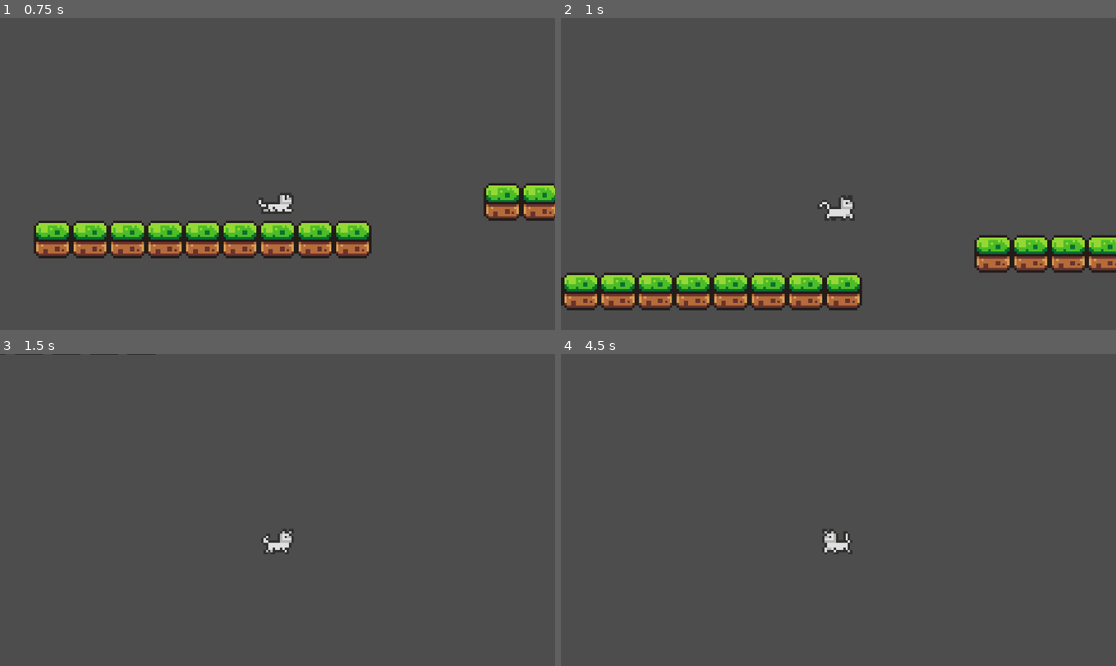
Above: before the commit, frames 1-4 (two rows, left to right).
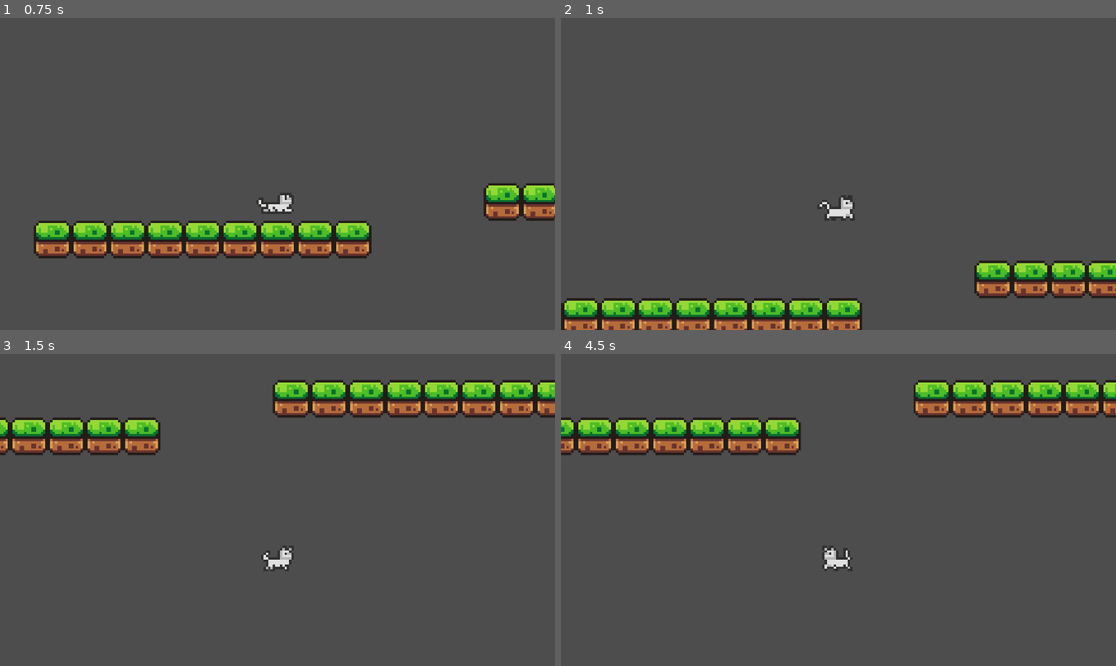
Above: after the commit, the same moments.

Repository: Lenni707/second_game
Game: Godot game, scene res://Scenes/game.tscn
The game is run twice, just before and just after one commit, with the same random seed, the same clock (stepped at 60 frames per second) and the same inputs.
Inputs:
- Up to frame 1 (0.75 s): tap Enter at 0.5 s; hold Right (right) from 0.53 s (still down)
- Up to frame 2 (1 s): keep holding Right (right); tap Space (jump) at 0.77 s
- Up to frame 3 (1.5 s): keep holding Right (right)
- Up to frame 4 (4.5 s): tap Space (jump) at 1.52, 3.02, 3.77 s; release Right (right) at 2.03 s; hold A (left) 2.03-2.78 s; hold Right (right) 2.78-4.28 s; hold A (left) from 4.28 s (still down)

Frame 1 is identical in both runs. In frame 2, 15% of the frame differs, in the area x 0-100%, y 69-100%; in frame 3, 9.8%; in frame 4, 9.7%.

Commit message:
hi

Diff:
--- a/Scenes/game.tscn
+++ b/Scenes/game.tscn
@@ -164,6 +164,8 @@
 physics_layer_0/collision_layer = 1
 sources/0 = SubResource("TileSetAtlasSource_wrm1d")
 
+[sub_resource type="WorldBoundaryShape2D" id="WorldBoundaryShape2D_wrm1d"]
+
 [node name="Game" type="Node2D"]
 
 [node name="TileMap" type="TileMap" parent="."]
@@ -176,6 +178,11 @@
 [node name="Camera2D" type="Camera2D" parent="player"]
 offset = Vector2(0, -20)
 zoom = Vector2(4.865, 4.865)
+limit_bottom = 126
+limit_smoothed = true
 
 [node name="killzone" parent="." instance=ExtResource("3_wrm1d")]
-position = Vector2(0, 81)
+
+[node name="CollisionShape2D" type="CollisionShape2D" parent="killzone"]
+position = Vector2(0, 88)
+shape = SubResource("WorldBoundaryShape2D_wrm1d")
--- a/Scenes/killzone.tscn
+++ b/Scenes/killzone.tscn
@@ -6,5 +6,7 @@
 script = ExtResource("1_jvagm")
 
 [node name="Timer" type="Timer" parent="."]
+wait_time = 0.6
 
 [connection signal="body_entered" from="." to="." method="_on_body_entered"]
+[connection signal="timeout" from="Timer" to="." method="_on_timer_timeout"]
--- a/Scripts/killzone.gd
+++ b/Scripts/killzone.gd
@@ -3,4 +3,7 @@
 @onready var timer: Timer = $Timer
 
 func _on_body_entered(body: Node2D) -> void:
+	timer.start()
+
+func _on_timer_timeout() -> void:
 	get_tree().reload_current_scene()
--- a/Scripts/player.gd
+++ b/Scripts/player.gd
@@ -2,7 +2,7 @@
 
 
 const SPEED = 120.0
-const JUMP_VELOCITY = -200.0
+const JUMP_VELOCITY = -250.0
 
 @onready var ani: AnimatedSprite2D = $AnimatedSprite2D
 
Not shown: 1 places in Scenes/game.tscn that only renumber resources
